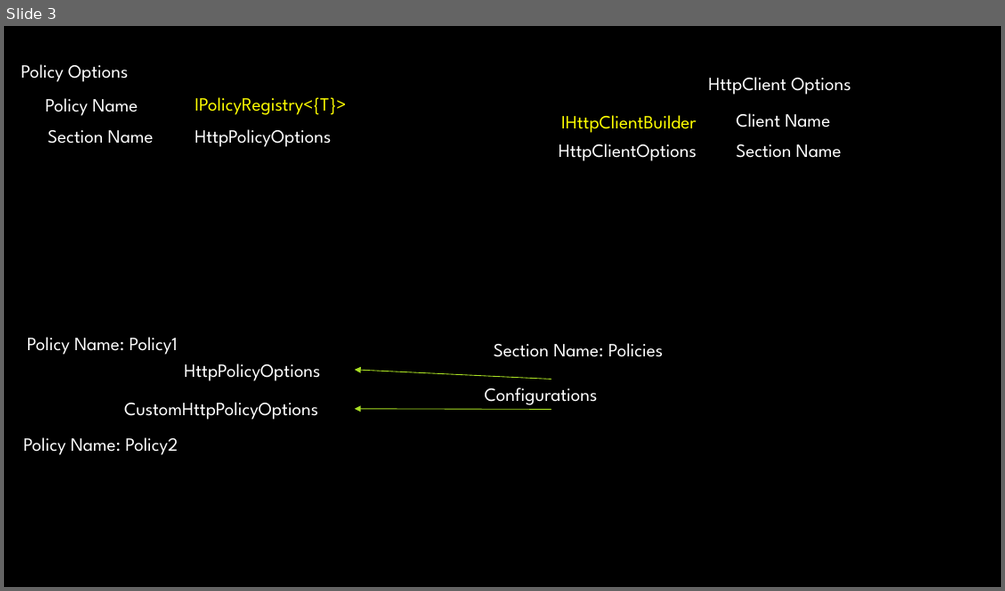
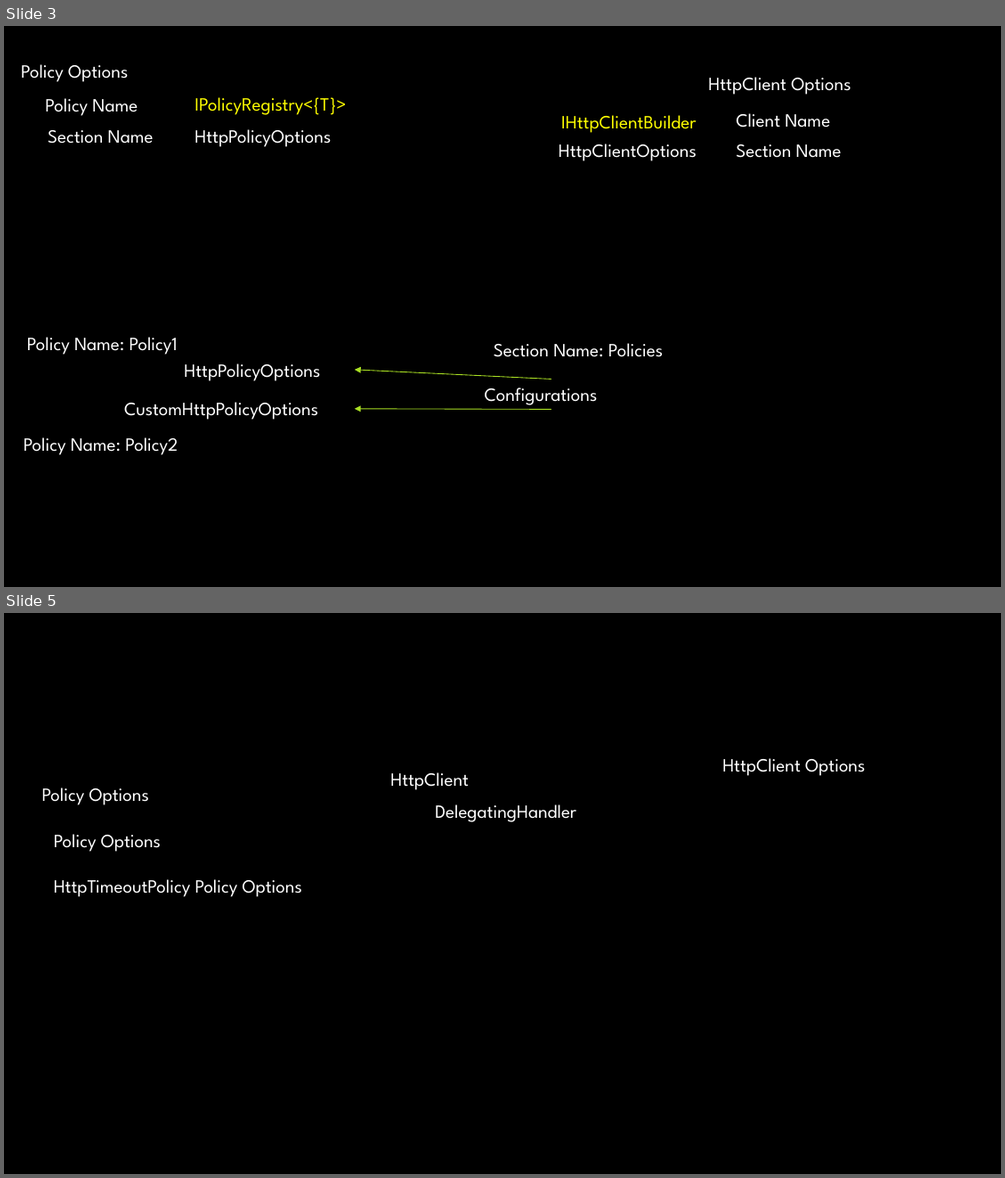
Before and after one commit to kdcllc/Bet.Extensions.Resilience, a slide deck: Bet.Extensions.Resilience.pptx. Shown one above the other, each under a label of ours: slide 3 before the commit, slides 3 and 5 after it; the slides between them are not shown. The pictures are 1005x591 and 1005x1178 pixels, drawn with LibreOffice and Linux fonts; fonts in the diff are those of the drawing; background and template pictures are left out. Boxes give left, top, right and bottom in pixels: in the first picture for what was removed or moved away, otherwise in the second. Text is boxed around its words. In the diff, an @@ line names an element or a change of style, - is before the commit and + after.

Commit message:
reworked the polly policy registration to be generic issue #1

```diff
--- a/Bet.Extensions.Resilience.pptx
+++ b/Bet.Extensions.Resilience.pptx
@@ slide 5 added at [4,613,1001,1174], background picture (left out) @@
@@ text added at [390,772,469,790], 18 pt, text #FFFFFF @@
+HttpClient
@@ text added at [722,758,865,776], 18 pt, text #FFFFFF @@
+HttpClient Options
@@ text added at [42,787,149,805], 18 pt, text #FFFFFF @@
+Policy Options
@@ text added at [435,804,576,822], 18 pt, text #FFFFFF @@
+DelegatingHandler
@@ text added at [54,834,161,852], 18 pt, text #FFFFFF @@
+Policy Options
@@ text added at [54,879,302,897], 18 pt, text #FFFFFF @@
+HttpTimeoutPolicy Policy Options
```
Also in this commit, not shown: 1 other slide added, 52 other files.
